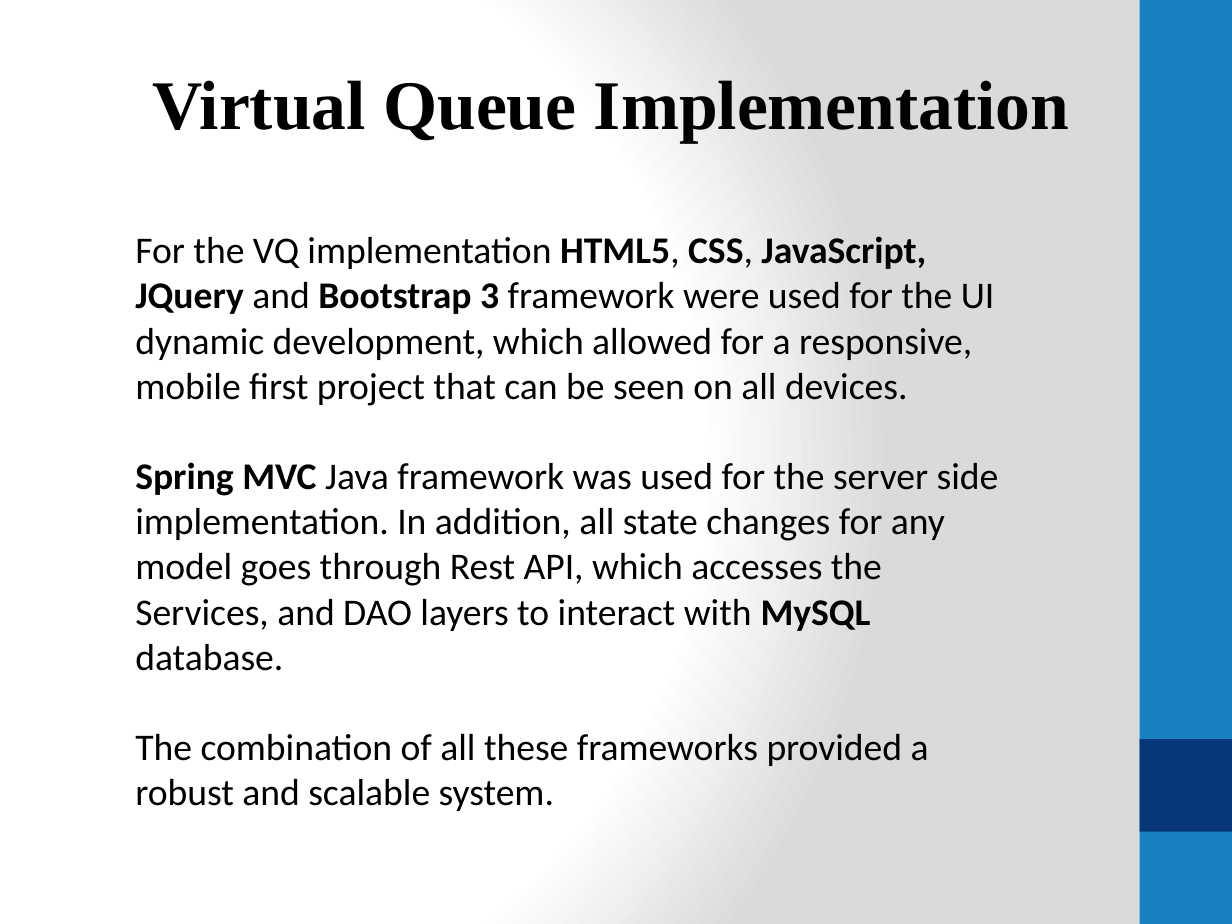
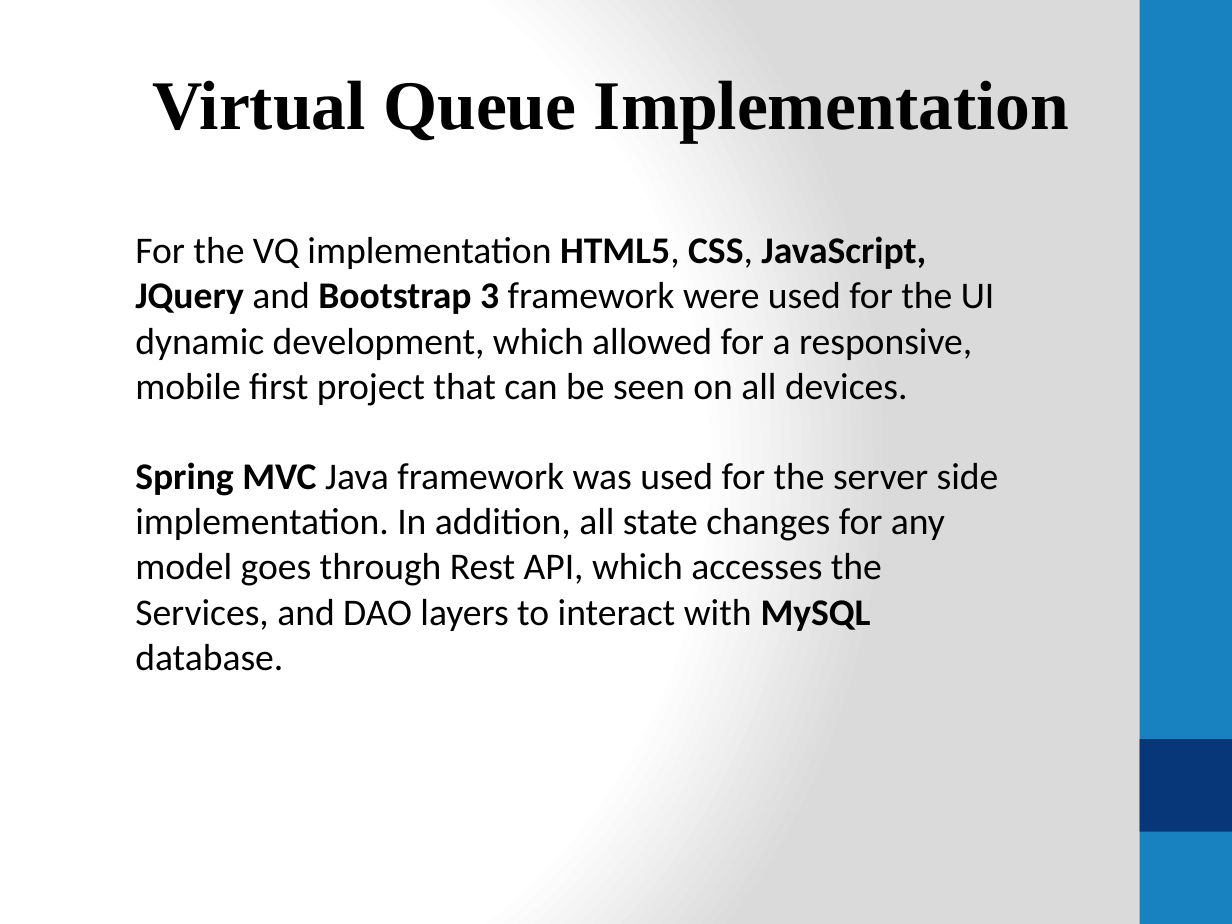
Before and after one commit to FIU-SCIS-Senior-Project-2014-Fall/Virtual-Queue, a slide deck: slide 5 of VQ/FinalPresentationSlides.pptx. Drawn at 1232x924 pixels with LibreOffice and Linux fonts; fonts in the diff are those of the drawing. Boxes give left, top, right and bottom in pixels: in the first picture for what was removed or moved away, otherwise in the second. Text is boxed around its words. In the diff, an @@ line names an element or a change of style, - is before the commit and + after.

```diff
--- a/VQ/FinalPresentationSlides.pptx
+++ b/VQ/FinalPresentationSlides.pptx
@@ text at (x1=135, y1=734, x2=929, y2=811): paragraph removed @@
-The combination of all these frameworks provided a robust and scalable system.
```
Also in this commit, not shown: 3 other slides changed, 1 slide removed.
